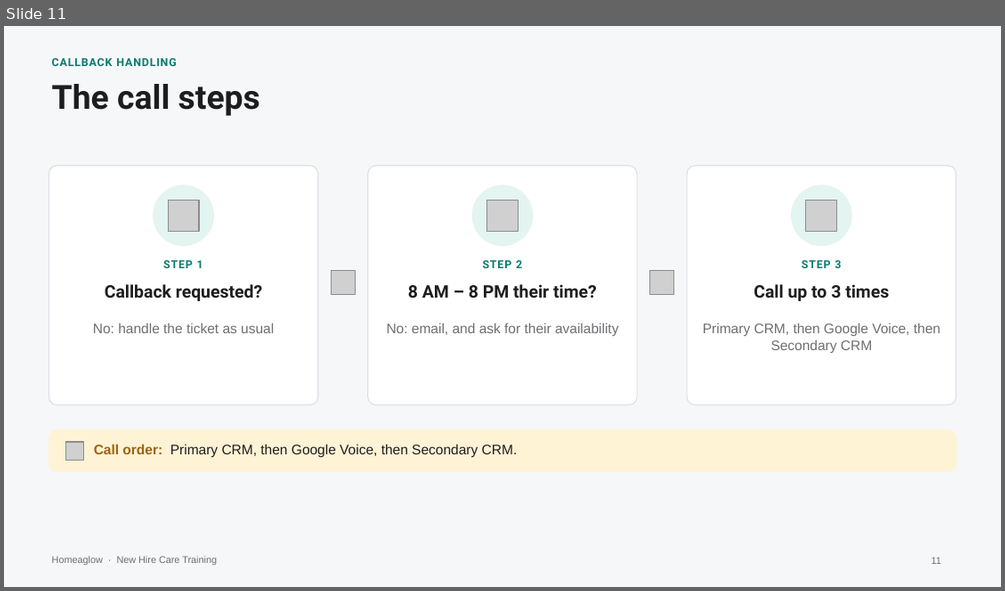
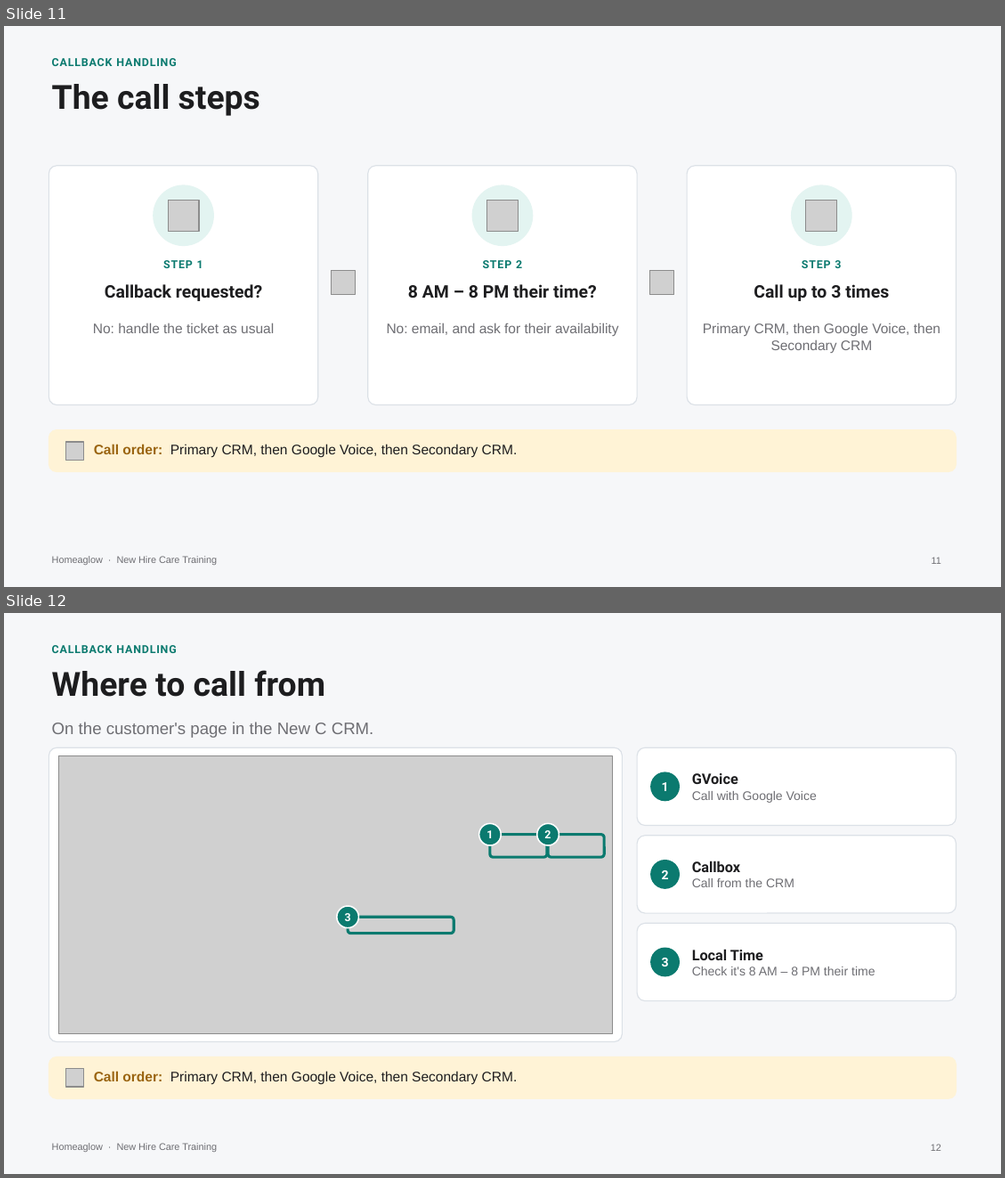
Before and after one commit to anjulimichelle/training, a slide deck: platform-mechanics/platform-operating-mechanics.pptx. Shown one above the other, each under a label of ours: slide 11 before the commit, slides 11 and 12 after it. The pictures are 1005x591 and 1005x1178 pixels, drawn with LibreOffice and Linux fonts; fonts in the diff are those of the drawing; grey boxes stand for pictures. Boxes give left, top, right and bottom in pixels: in the first picture for what was removed or moved away, otherwise in the second. Text is boxed around its words. In the diff, an @@ line names an element or a change of style, - is before the commit and + after.

```diff
--- a/platform-mechanics/platform-operating-mechanics.pptx
+++ b/platform-mechanics/platform-operating-mechanics.pptx
@@ slide 12 added at box(4, 613, 1001, 1174), background #F6F7F9; not listed: 1 template element that a slide beside it also shows @@
@@ text added at box(52, 645, 177, 653), 8 pt, text #0B7A6F, bold @@
+CALLBACK HANDLING
@@ text added at box(52, 670, 325, 697), 24 pt, text #1D1D1F, bold @@
+Where to call from
@@ text added at box(52, 722, 374, 738), 12 pt, text #6E6E73 @@
+On the customer's page in the New C CRM.
@@ rounded rectangle added at box(48, 747, 622, 1042), fill #FFFFFF, outline #DCE1E7 0.75 pt @@
@@ picture added at box(59, 755, 612, 1034) @@
@@ rounded rectangle added at box(637, 747, 956, 826), fill #FFFFFF, outline #DCE1E7 0.75 pt @@
@@ ellipse added at box(651, 772, 679, 801), fill #0B7A6F, outline #0B7A6F 1 pt @@
@@ text added at box(662, 782, 669, 791), 9 pt, text #FFFFFF, bold @@
+1
@@ text added at box(692, 773, 817, 803), 9 pt, text #6E6E73 @@
+GVoice
+Call with Google Voice
@@ ellipse added at box(478, 823, 501, 845), fill #0B7A6F, outline #FFFFFF 1 pt @@
@@ ellipse added at box(537, 823, 559, 845), fill #0B7A6F, outline #FFFFFF 1 pt @@
@@ text added at box(486, 830, 493, 838), 8 pt, text #FFFFFF, bold @@
+1
@@ rounded rectangle added at box(489, 835, 546, 857), outline #0B7A6F 2 pt @@
@@ text added at box(544, 830, 550, 838), 8 pt, text #FFFFFF, bold @@
+2
@@ rounded rectangle added at box(549, 835, 604, 857), outline #0B7A6F 2 pt @@
@@ rounded rectangle added at box(637, 835, 956, 913), fill #FFFFFF, outline #DCE1E7 0.75 pt @@
@@ ellipse added at box(651, 860, 679, 888), fill #0B7A6F, outline #0B7A6F 1 pt @@
@@ text added at box(662, 870, 669, 879), 9 pt, text #FFFFFF, bold @@
+2
@@ text added at box(692, 860, 794, 887), 9 pt, text #6E6E73 @@
+Callbox
+Call from the CRM
@@ ellipse added at box(337, 906, 359, 928), fill #0B7A6F, outline #FFFFFF 1 pt @@
@@ text added at box(345, 913, 351, 921), 8 pt, text #FFFFFF, bold @@
+3
@@ rounded rectangle added at box(348, 917, 453, 933), outline #0B7A6F 2 pt @@
@@ rounded rectangle added at box(637, 923, 956, 1001), fill #FFFFFF, outline #DCE1E7 0.75 pt @@
@@ ellipse added at box(651, 948, 679, 976), fill #0B7A6F, outline #0B7A6F 1 pt @@
@@ text added at box(662, 957, 669, 966), 9 pt, text #FFFFFF, bold @@
+3
@@ text added at box(692, 949, 874, 975), 9 pt, text #6E6E73 @@
+Local Time
+Check it's 8 AM – 8 PM their time
@@ rounded rectangle added at box(48, 1056, 956, 1098), fill #FFF3D6, outline #FFF3D6 0.75 pt @@
@@ picture added at box(65, 1069, 84, 1086) @@
@@ text added at box(94, 1070, 518, 1084), 10 pt, text #1D1D1F @@
+Call order: Primary CRM, then Google Voice, then Secondary CRM.
@@ page number added at box(930, 1143, 941, 1151), 7 pt, text #6E6E73 @@
+12
```
Also in this commit, not shown: 3 other files.
